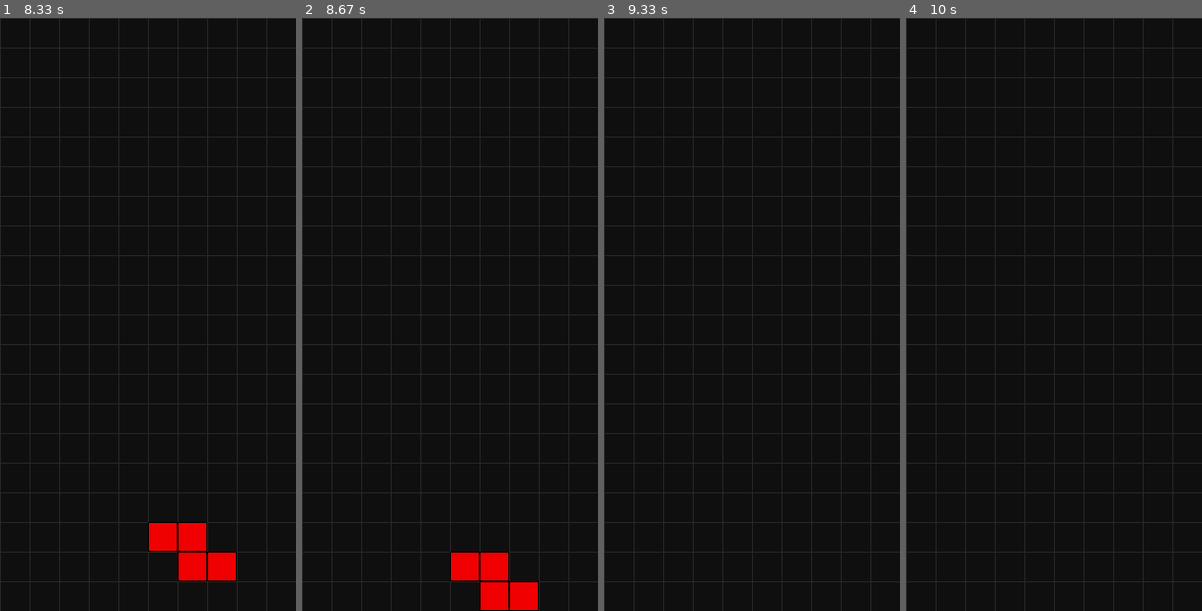
Above: before the commit, frames 1-4 (left to right).
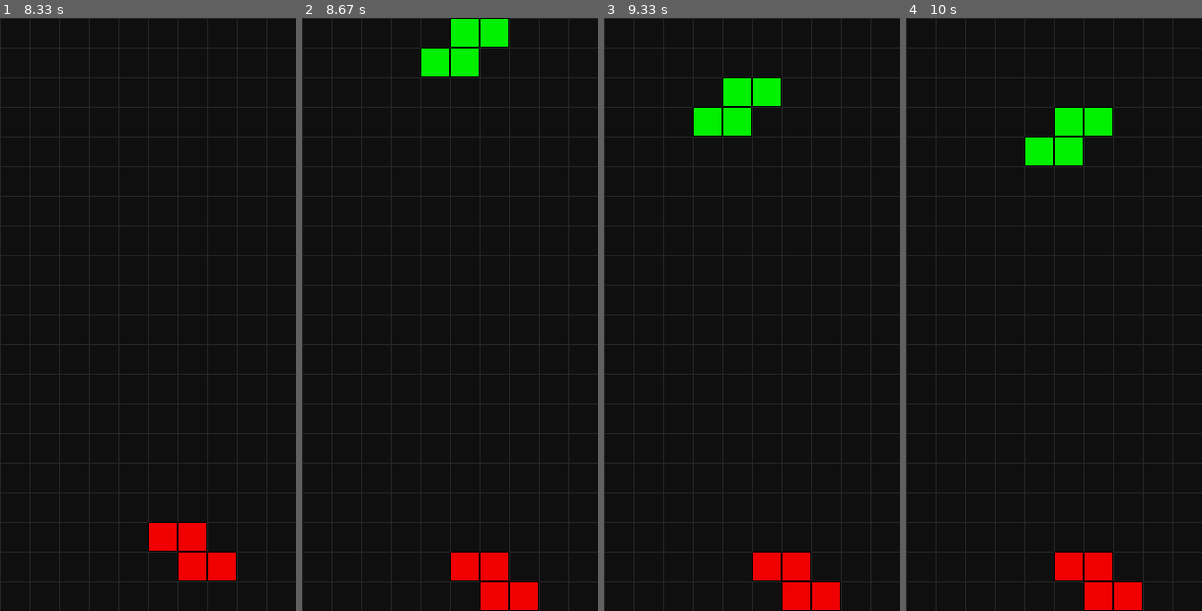
Above: after the commit, the same moments.

Repository: theKHutDeveloper/pygame_arcade_games
Game: pygame game, started from tetris/main.py
Same seed, same stepped clock (60 frames per second), same inputs: the game is played once before the commit and once after it.
Inputs:
- Up to frame 1 (8.33 s): hold Right 0.33-0.8 s; hold Up 0.83-1.13 s; hold Right 1.17-1.63 s; hold Left 1.67-2.2 s; hold Down 2.23-2.53 s; hold Left 2.57-2.97 s; hold Up 3-3.37 s; hold Right 3.4-4.03 s; hold Down 4.07-4.43 s; hold Left 4.47-4.93 s; hold Right 4.97-5.43 s; hold Up 5.47-5.77 s; hold Right 5.8-6.27 s; hold Left 6.3-6.83 s; hold Down 6.87-7.17 s; hold Left 7.2-7.6 s; hold Up 7.63-8 s; hold Right from 8.03 s (still down)
- Up to frame 2 (8.67 s): keep holding Right
- Up to frame 3 (9.33 s): release Right at 8.67 s; hold Down 8.7-9.07 s; hold Left from 9.1 s (still down)
- Up to frame 4 (10 s): release Left at 9.57 s; hold Right from 9.6 s (still down)

Frame 1 is identical in both runs. In frame 2, 1.9% of the frame differs, in the area x 40-70%, y 0-10%; in frame 3, 3.8%, in the area x 30-80%, y 10-100%; in frame 4, 3.8%.

Commit message:
Add CollisionSystem to detect floor and block collisions
- Implement CollisionSystem to detect downward collisions
- Prevent active piece from falling through floor
- Detect collisions with existing board blocks
- Lock pieces by removing ActivePiece and Falling components
- SpawnSystem now creates a new piece after locking

This introduces stacking behaviour for tetrominoes.

Diff:
--- a/tetris/main.py
+++ b/tetris/main.py
@@ -2,7 +2,7 @@
 
 from ecs.world import World
 from tetris.config import SCREEN_WIDTH, SCREEN_HEIGHT, BACKGROUND_COLOR
-from tetris.systems import RenderSystem, GravitySystem, InputSystem
+from tetris.systems import RenderSystem, GravitySystem, InputSystem, CollisionSystem
 from tetris.spawn import SpawnSystem
 
 
@@ -19,6 +19,7 @@
     world.add_system(SpawnSystem())
     world.add_system(InputSystem())
     world.add_system(GravitySystem())
+    world.add_system(CollisionSystem())
     world.add_system(RenderSystem(screen))
 
     while world.running:
--- a/tetris/systems.py
+++ b/tetris/systems.py
@@ -164,3 +164,50 @@
             pos.y = pivot_y + dy
 
             rot.value = next_rotation
+
+
+class CollisionSystem(System):
+    """
+    Detects floor/block collisions and locks the active piece
+    """
+
+    def update(self, world, dt, events):
+        active_blocks = list(
+            world.get_entities_with(GridPosition, ActivePiece, Falling)
+        )
+
+        if not active_blocks:
+            return
+
+        # build a set of occupied board cells (excluding active piece)
+        occupied = set()
+
+        for entity, (block, pos) in world.get_entities_with(Block, GridPosition):
+            if entity not in [e for e, _ in active_blocks]:
+                occupied.add((pos.x, pos.y))
+
+        collision = False
+
+        for entity, (pos, active, falling) in active_blocks:
+            next_y = pos.y + 1
+
+            # floor collision
+            if next_y >= GRID_HEIGHT:
+                collision = True
+                break
+
+            # block collision
+            if (pos.x, next_y) in occupied:
+                collision = True
+                break
+
+        if collision:
+            self.lock_piece(world, active_blocks)
+
+    def lock_piece(self, world, active_blocks):
+        """
+        Convert active blocks into static board blocks
+        """
+        for entity, (pos, active, falling) in active_blocks:
+            world.components[ActivePiece].pop(entity, None)
+            world.components[Falling].pop(entity, None)
